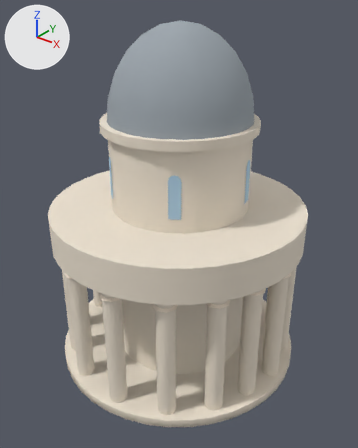
The glTF model collection/rotonde-de-chartres/low.glb, before and after one commit.
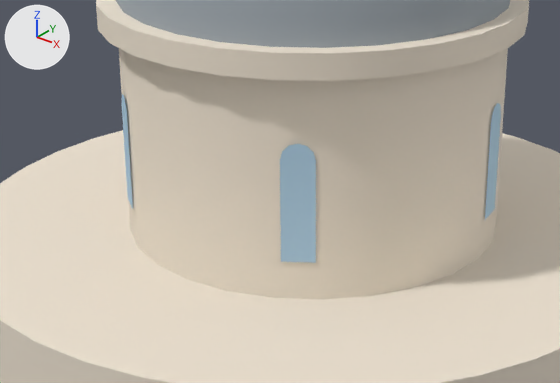
Old and new are each drawn whole from a 50 mm camera at (16.87, -21.0, 21.69) aimed at (0.38, -0.39, 8.91) and again close up on the part from 18% to 76% of the width and 27% to 59% of the height. Arrows for +X, +Y and +Z are at upper left; the lights stay in place. The first two pictures are the older version.

Names of what the first close-up shows: 'roof', 'stone', 'window'.
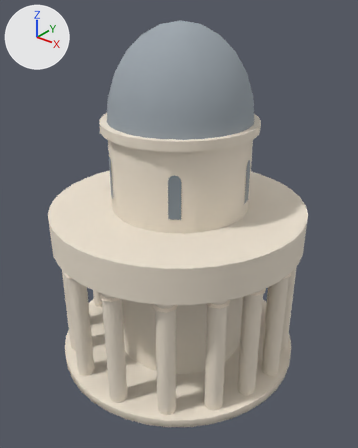
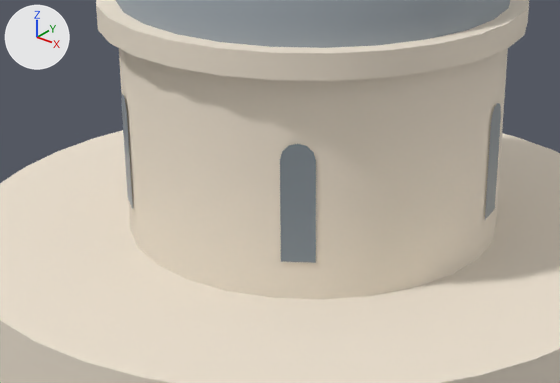
Edits to the bpy script that builds the scene:
```text
Change mat_window:
    mat_window.base_color: (0.371, 0.552, 0.694) -> (0.127, 0.191, 0.254)  # blue #a4c4d9 -> blue #64798a
```

Changed parts and their boxes (x1, y1, x2, y2) in the close-ups (560 x 383 px):
'window', recoloured: (121, 94, 501, 263) in both
